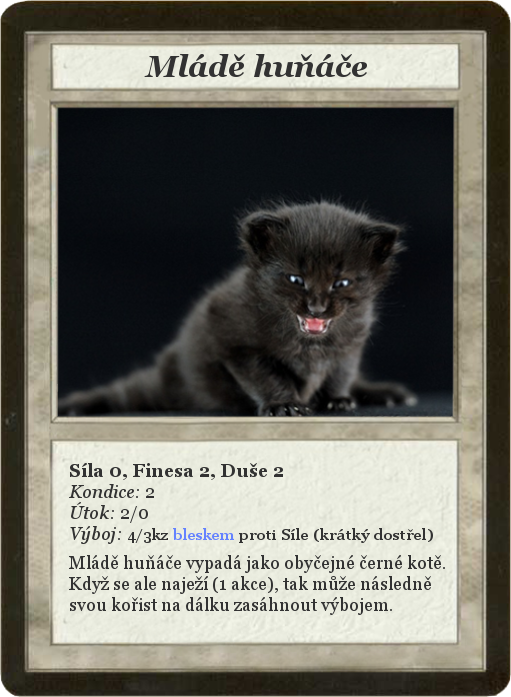
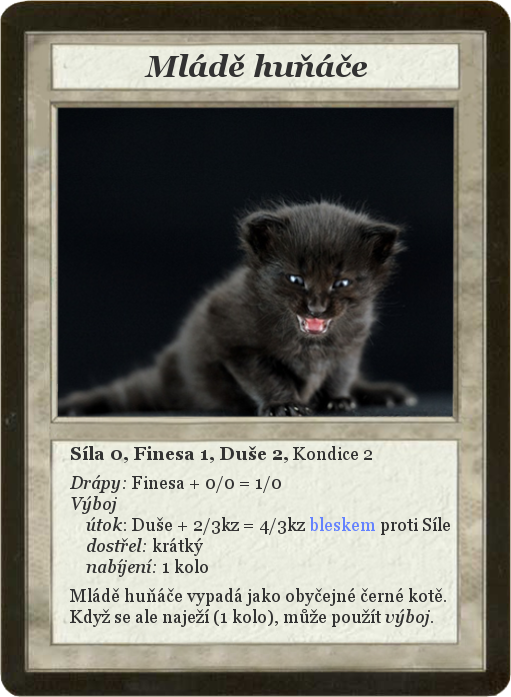
Before/after of a (511, 697) layered artwork. What changed in the layer stack:
renamed "Síla 0, Finesa 2, Duše 2 ..." to "Síla 0, Finesa 1, Duše 2, Kond...", painted on it over [69,446,450,627]
